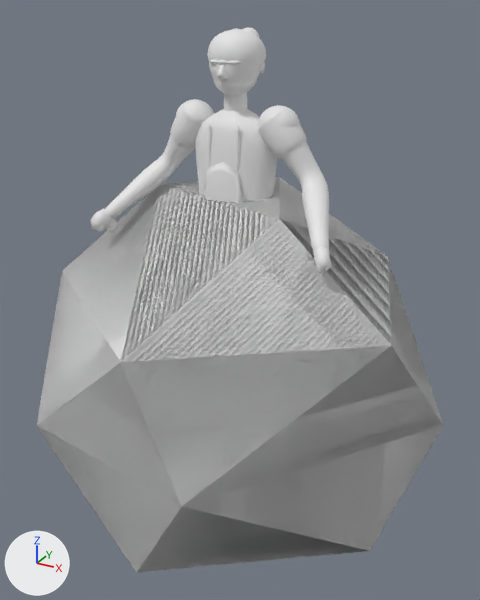
What one commit did to the glTF model assets/characters/shared/innkeeper_lod1.glb.
Rendered twice from a camera (50 mm lens) standing at (1.45, -2.59, 1.74) and looking at (0.0, 0.04, 0.42). Every picture has the same lights, and +X, +Y and +Z are marked at lower left. The picture after the commit comes second. Vertices at exactly the same position are counted once.

Objects in the first picture: 'Anatomy_HandL.001', 'Anatomy_HandR.001', 'Anatomy_SkinArmL.001', 'Anatomy_SkinArmR.001', 'Character_Head.001', 'Clothing_SleeveL.001', 'Clothing_SleeveR.001', 'Hero_Torso.001', 'Icosphere.007'.
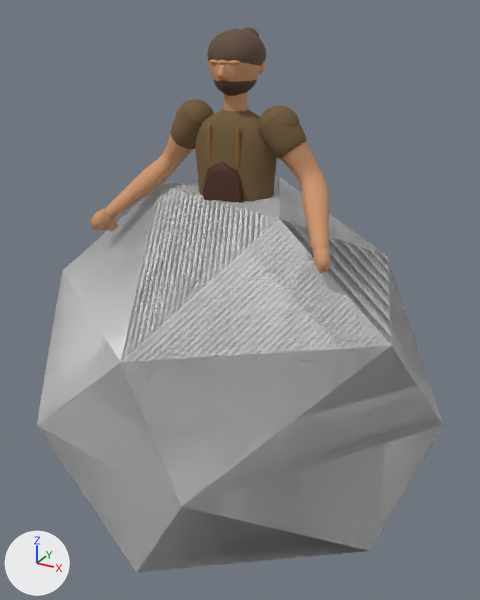
Boxes (x1, y1, x2, y2) around the edits, measured in the pictures (480 x 600 px):
'Anatomy_SkinArmL.001', recoloured (white to orange)
    both: (281, 142, 329, 252)
'Anatomy_SkinArmR.001', recoloured (white to orange)
    both: (105, 135, 194, 219)
'Clothing_SleeveL.001', recoloured (white to brown)
    both: (258, 105, 307, 159)
'Clothing_SleeveR.001', recoloured (white to brown)
    both: (170, 99, 214, 149)
'Anatomy_HandR.001', recoloured (white to orange)
    both: (91, 208, 118, 231)
'Anatomy_HandL.001', recoloured (white to orange)
    both: (314, 246, 331, 274)
part 1 of me_character_head_001, recoloured (white to brown)
    both: (214, 80, 257, 96)
part 2 of me_character_head_001, recoloured (white to brown)
    both: (207, 27, 266, 66)
part 3 of me_character_head_001, recoloured (white to orange)
    both: (209, 60, 265, 111)
part 4 of me_hero_torso_001, recoloured (white to brown)
    both: (203, 161, 244, 203)
part 5 of me_hero_torso_001, recoloured (white to brown)
    both: (207, 121, 240, 172)
part 6 of me_hero_torso_001, recoloured (white to brown)
    both: (195, 109, 277, 201)

Edits to the bpy script that builds the scene:
```text
Add mat_hero_outerwear:
    mat_hero_outerwear = principled_material('hero_outerwear')
    mat_hero_outerwear.base_color = (0.0657, 0.023, 0.00778)  # brown #482a16
    mat_hero_outerwear.roughness = 0.76
Add mat_hero_trim:
    mat_hero_trim = principled_material('hero_trim')
    mat_hero_trim.base_color = (0.268, 0.126, 0.0358)  # brown #8d6335
    mat_hero_trim.roughness = 0.88
Add mat_hero_beard:
    mat_hero_beard = principled_material('hero_beard')
    mat_hero_beard.base_color = (0.0815, 0.0433, 0.023)  # brown #513b2a
    mat_hero_beard.roughness = 0.82
Add mat_hero_hair:
    mat_hero_hair = principled_material('hero_hair')
    mat_hero_hair.base_color = (0.119, 0.0707, 0.0433)  # brown #614b3b
    mat_hero_hair.roughness = 0.78
Change me_anatomy_handl_001:
    where me_anatomy_handl_001.from_pydata(...)  # 28 vertices, 48 faces; spans x 0.5013..0.5911, y -0.3379..-0.2243, z 0.7727..0.8872
    add me_anatomy_handl_001.materials.append(mat_hero_skin)  # orange #cd956b
Change me_anatomy_handr_001:
    where me_anatomy_handr_001.from_pydata(...)  # 28 vertices, 48 faces; spans x -0.5905..-0.5015, y -0.3418..-0.2266, z 0.7741..0.8872
    add me_anatomy_handr_001.materials.append(mat_hero_skin)  # orange #cd956b
Change me_anatomy_skinarml_001:
    where me_anatomy_skinarml_001.from_pydata(...)  # 951 vertices, 1848 faces; spans x 0.13..0.556, y -0.284..0.081, z 0.836..1.353
    add me_anatomy_skinarml_001.materials.append(mat_hero_skin)  # orange #cd956b
Change me_anatomy_skinarmr_001:
    where me_anatomy_skinarmr_001.from_pydata(...)  # 951 vertices, 1848 faces; spans x -0.556..-0.13, y -0.284..0.081, z 0.836..1.353
    add me_anatomy_skinarmr_001.materials.append(mat_hero_skin)  # orange #cd956b
Change me_character_head_001:
    where me_character_head_001.from_pydata(...)  # 5959 vertices, 11615 faces; spans x -0.122..0.122, y -0.14..0.159, z 1.308..1.66
    me_character_head_001 part 1: 656 of the faces centred in x -0.091..0.091, y -0.102..0.103, z 1.392..1.468 switch from no material to mat_hero_beard (brown #513b2a)
    me_character_head_001 part 2: 2152 of the faces centred in x -0.121..0.121, y -0.109..0.159, z 1.508..1.659 switch from no material to mat_hero_hair (brown #614b3b)
    me_character_head_001 part 3: 6219 of the faces centred in x -0.115..0.115, y -0.138..0.131, z 1.329..1.646 switch from no material to mat_hero_skin (orange #cd956b)
    add me_character_head_001.materials.append(mat_hero_eye_white)  # light grey #c8c3af
    add me_character_head_001.materials.append(mat_hero_eyes)  # black #13242a
    add me_character_head_001.materials.append(mat_hero_lips)  # dark red #7b3d30
Change me_clothing_sleevel_001:
    where me_clothing_sleevel_001.from_pydata(...)  # 651 vertices, 1272 faces; spans x 0.118..0.327, y -0.087..0.09, z 1.143..1.364
    add me_clothing_sleevel_001.materials.append(mat_hero_tunic)  # brown #735c3b
Change me_clothing_sleever_001:
    where me_clothing_sleever_001.from_pydata(...)  # 651 vertices, 1272 faces; spans x -0.327..-0.118, y -0.087..0.09, z 1.143..1.364
    add me_clothing_sleever_001.materials.append(mat_hero_tunic)  # brown #735c3b
Change me_hero_torso_001:
    where me_hero_torso_001.from_pydata(...)  # 606 vertices, 1056 faces; spans x -0.202..0.202, y -0.157..0.182, z 0.374..1.341
    me_hero_torso_001 part 4: 96 of the faces centred in x -0.133..0.133, y -0.147..-0.107, z 0.407..1.105 switch from no material to mat_hero_outerwear (brown #482a16)
    me_hero_torso_001 part 5: 96 of the faces centred in x -0.079..0.079, y -0.113..-0.1, z 1.092..1.279 switch from no material to mat_hero_trim (brown #8d6335)
    me_hero_torso_001 part 6: 725 of the faces centred in x -0.2..0.2, y -0.145..0.18, z 0.53..1.338 switch from no material to mat_hero_tunic (brown #735c3b)
    add me_hero_torso_001.materials.append(mat_hero_belt)  # brown #9f7646
```
